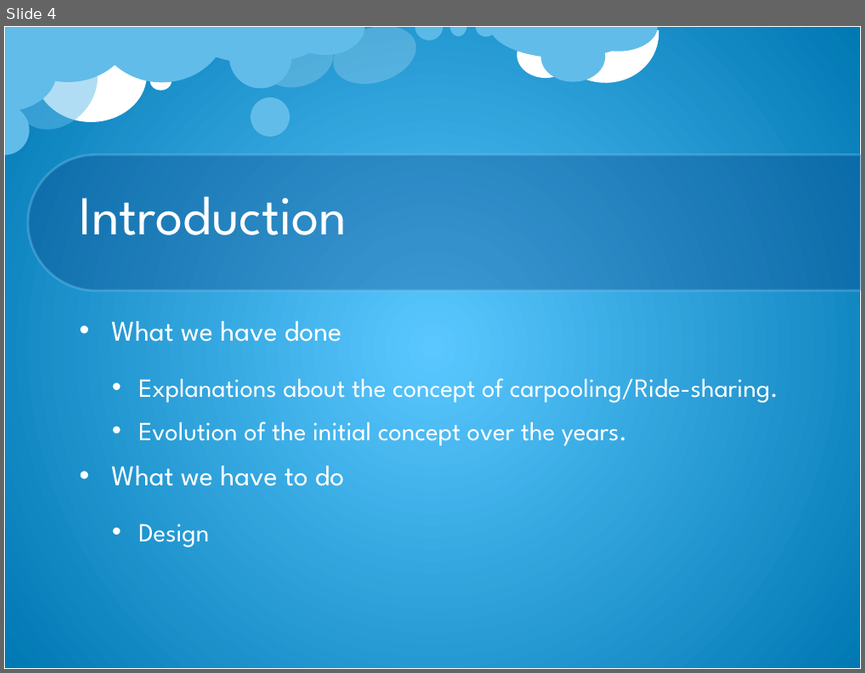
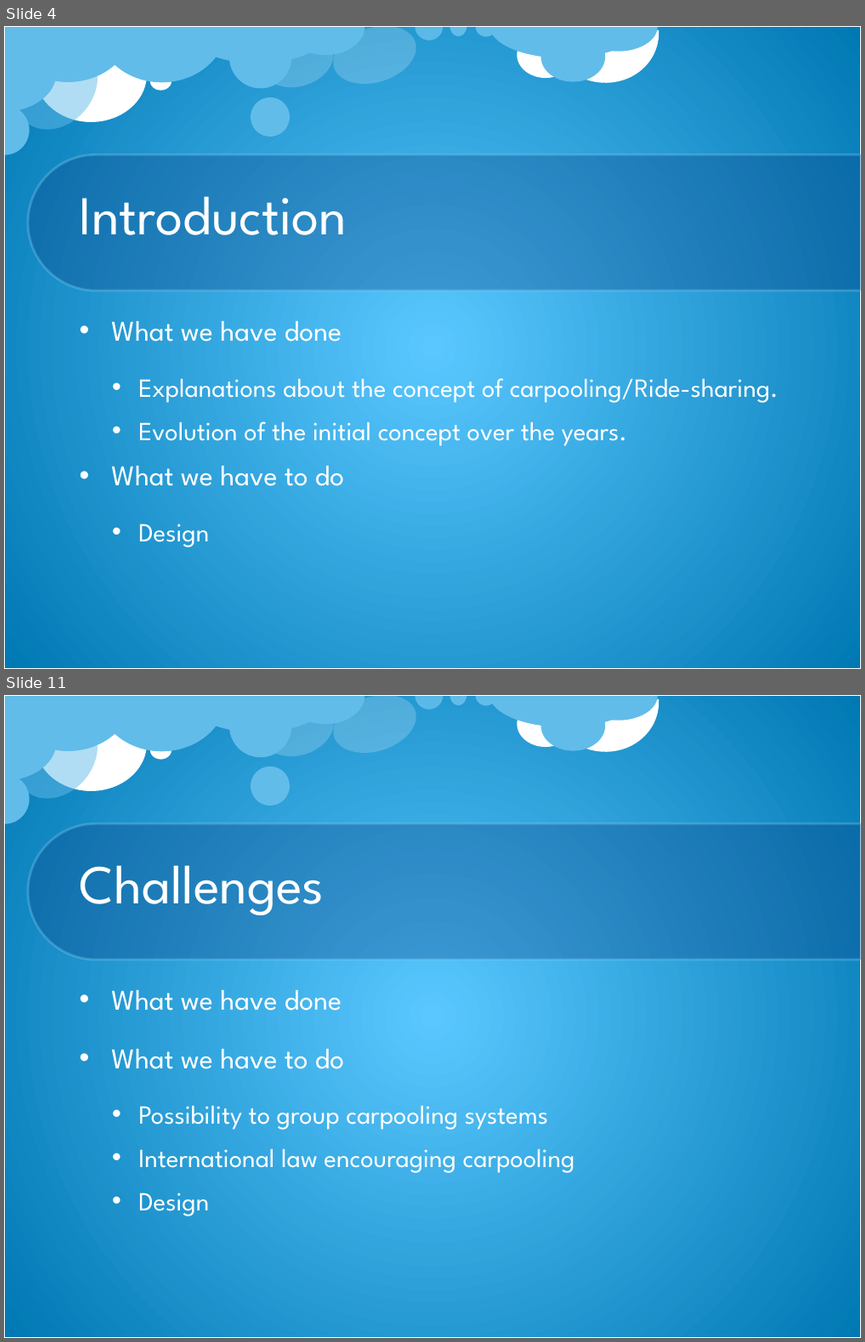
Before and after one commit to Massine/MyChe, a slide deck: Presentations/Presentation3_Progress.pptx. Shown one above the other, each under a label of ours: slide 4 before the commit, slides 4 and 11 after it; the slides between them are not shown. The pictures are 865x673 and 865x1342 pixels, drawn with LibreOffice and Linux fonts; fonts in the diff are those of the drawing; background and template pictures are left out. Boxes give left, top, right and bottom in pixels: in the first picture for what was removed or moved away, otherwise in the second. Text is boxed around its words. In the diff, an @@ line names an element or a change of style, - is before the commit and + after.

```diff
--- a/Presentations/Presentation3_Progress.pptx
+++ b/Presentations/Presentation3_Progress.pptx
@@ slide 11 added at [4, 695, 861, 1338], background picture (left out); not listed: 23 template elements that a slide beside it also shows @@
@@ title added at [80, 865, 324, 915], 46 pt, text #FFFFFF @@
+Challenges
@@ text added at [111, 990, 575, 1216], 22 pt, text #FFFFFF @@
+• What we have done
+• What we have to do
+  • Possibility to group carpooling systems
+  • International law encouraging carpooling
+  • Design
```
Also in this commit, not shown: 2 slides changed, 5 other slides added.
